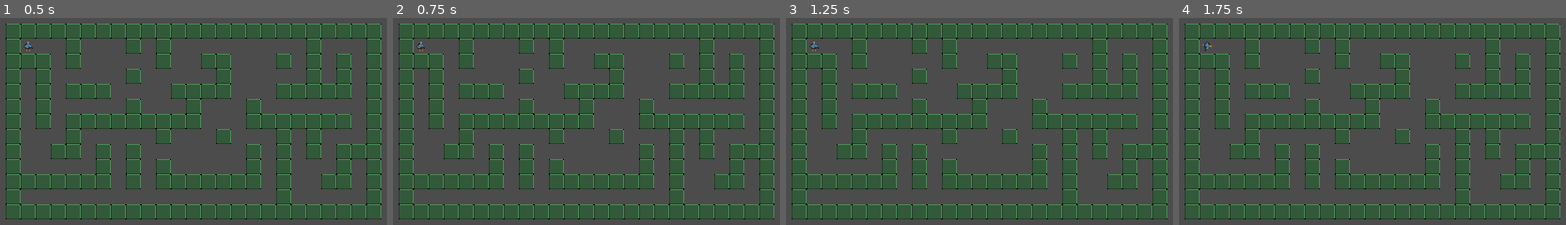
Above: before the commit, frames 1-4 (left to right).
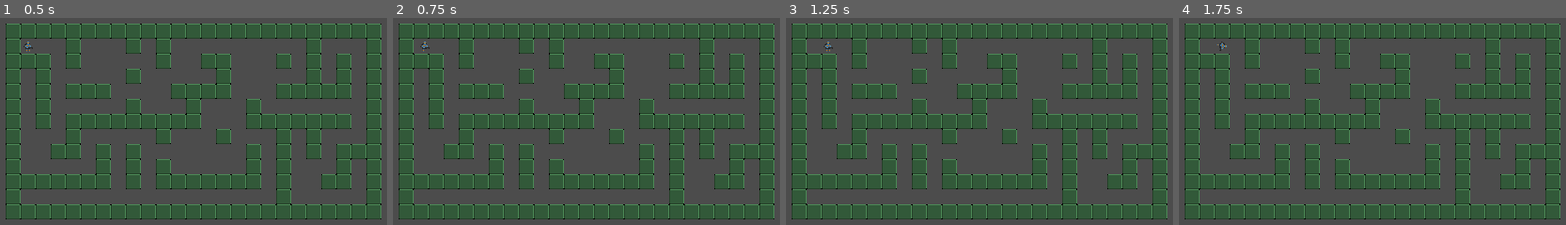
Above: after the commit, the same moments.

Repository: ffekete/WizardOfRogue
Game: Godot game, scene res://Scenes/Game/Main.tscn
The game is run twice, just before and just after one commit, with the same random seed, the same clock (stepped at 60 frames per second) and the same inputs.
Inputs:
- Up to frame 1 (0.5 s): no input
- Up to frame 2 (0.75 s): tap Enter at 0.5 s; hold Right (ui_right) from 0.53 s (still down); hold Space (ui_fire) from 0.53 s (still down)
- Up to frame 3 (1.25 s): keep holding Right (ui_right); keep holding Space (ui_fire)
- Up to frame 4 (1.75 s): release Right (ui_right) at 1.28 s; release Space (ui_fire) at 1.28 s; hold Down (ui_down) from 1.28 s (still down); tap Space (ui_fire) at 1.35 s

Frame 1 is identical in both runs. In frame 2, less than 0.1% of the frame differs, in the area x 6-10%, y 11-17%; in frame 3, 0.1%, in the area x 6-13%, y 11-17%; in frame 4, 0.1%.

Commit message:
refined explosion effect, reload timer

Diff:
--- a/Scenes/Game/Explode.tscn
+++ b/Scenes/Game/Explode.tscn
@@ -1,23 +1,35 @@
-[gd_scene load_steps=7 format=2]
+[gd_scene load_steps=10 format=2]
 
-[ext_resource path="res://Scenes/Game/Explode.gd" type="Script" id=1]
+[ext_resource path="res://Scripts/Game/Explode.gd" type="Script" id=1]
 [ext_resource path="res://sprites/Explode.png" type="Texture" id=2]
 
-[sub_resource type="AtlasTexture" id=1]
+[sub_resource type="AtlasTexture" id=8]
 atlas = ExtResource( 2 )
 region = Rect2( 0, 0, 16, 16 )
 
-[sub_resource type="AtlasTexture" id=2]
+[sub_resource type="AtlasTexture" id=9]
 atlas = ExtResource( 2 )
 region = Rect2( 16, 0, 16, 16 )
 
-[sub_resource type="AtlasTexture" id=3]
+[sub_resource type="AtlasTexture" id=10]
 atlas = ExtResource( 2 )
 region = Rect2( 32, 0, 16, 16 )
 
-[sub_resource type="SpriteFrames" id=4]
+[sub_resource type="AtlasTexture" id=11]
+atlas = ExtResource( 2 )
+region = Rect2( 48, 0, 16, 16 )
+
+[sub_resource type="AtlasTexture" id=12]
+atlas = ExtResource( 2 )
+region = Rect2( 64, 0, 16, 16 )
+
+[sub_resource type="AtlasTexture" id=13]
+atlas = ExtResource( 2 )
+region = Rect2( 80, 0, 16, 16 )
+
+[sub_resource type="SpriteFrames" id=7]
 animations = [ {
-"frames": [ SubResource( 1 ), SubResource( 2 ), SubResource( 3 ) ],
+"frames": [ SubResource( 8 ), SubResource( 9 ), SubResource( 10 ), SubResource( 11 ), SubResource( 12 ), SubResource( 13 ) ],
 "loop": true,
 "name": "default",
 "speed": 30.0
@@ -27,6 +39,6 @@
 script = ExtResource( 1 )
 
 [node name="AnimatedSprite" type="AnimatedSprite" parent="."]
-frames = SubResource( 4 )
+frames = SubResource( 7 )
 
 [connection signal="animation_finished" from="AnimatedSprite" to="." method="_on_AnimatedSprite_animation_finished"]
--- a/Scenes/Game/Player.tscn
+++ b/Scenes/Game/Player.tscn
@@ -1,10 +1,11 @@
-[gd_scene load_steps=19 format=2]
+[gd_scene load_steps=26 format=2]
 
 [ext_resource path="res://sprites/P1_walk.png" type="Texture" id=1]
 [ext_resource path="res://sprites/P1_idle.png" type="Texture" id=2]
 [ext_resource path="res://sprites/P1_attack.png" type="Texture" id=3]
 [ext_resource path="res://Scripts/Game/Player.gd" type="Script" id=4]
 [ext_resource path="res://Scenes/Game/Bullet.tscn" type="PackedScene" id=5]
+[ext_resource path="res://sprites/Reload.png" type="Texture" id=6]
 
 [sub_resource type="AtlasTexture" id=1]
 atlas = ExtResource( 2 )
@@ -72,6 +73,34 @@
 radius = 4.73813
 height = 0.0
 
+[sub_resource type="AtlasTexture" id=23]
+atlas = ExtResource( 6 )
+region = Rect2( 0, 0, 16, 4 )
+
+[sub_resource type="AtlasTexture" id=24]
+atlas = ExtResource( 6 )
+region = Rect2( 16, 0, 16, 4 )
+
+[sub_resource type="AtlasTexture" id=25]
+atlas = ExtResource( 6 )
+region = Rect2( 32, 0, 16, 4 )
+
+[sub_resource type="AtlasTexture" id=26]
+atlas = ExtResource( 6 )
+region = Rect2( 48, 0, 16, 4 )
+
+[sub_resource type="AtlasTexture" id=27]
+atlas = ExtResource( 6 )
+region = Rect2( 64, 0, 16, 4 )
+
+[sub_resource type="SpriteFrames" id=22]
+animations = [ {
+"frames": [ SubResource( 23 ), SubResource( 24 ), SubResource( 25 ), SubResource( 26 ), SubResource( 27 ) ],
+"loop": true,
+"name": "default",
+"speed": 5.0
+} ]
+
 [node name="Player" type="Area2D"]
 position = Vector2( 42.3736, 40.996 )
 collision_mask = 4
@@ -100,7 +129,14 @@
 
 [node name="TurnTimer" type="Timer" parent="."]
 
+[node name="ReloadTimer" type="Timer" parent="."]
+
+[node name="ReloadAnimatedSprite" type="AnimatedSprite" parent="."]
+position = Vector2( 0, -8 )
+frames = SubResource( 22 )
+
 [connection signal="body_entered" from="." to="." method="_on_Player_body_entered"]
 [connection signal="animation_finished" from="AnimatedSprite" to="." method="_on_AnimatedSprite_animation_finished"]
 [connection signal="frame_changed" from="AnimatedSprite" to="." method="_on_AnimatedSprite_frame_changed"]
 [connection signal="timeout" from="AttackTimer" to="." method="_on_AttackTimer_timeout"]
+[connection signal="animation_finished" from="ReloadAnimatedSprite" to="." method="_on_ReloadAnimatedSprite_animation_finished"]
--- a/Scripts/Game/Player.gd
+++ b/Scripts/Game/Player.gd
@@ -7,16 +7,23 @@
 
 export var speed = 0.75
 export var turn_speed = 0.15
+export var attack_speed = 0.3
+export var max_ammo = 5
+export var reload_speed = 1
+
 
 onready var tween = $Tween
 onready var ray = $RayCast2D
 onready var attack_timer = $AttackTimer
 onready var turn_timer = $TurnTimer
+onready var reload_timer = $ReloadTimer
+onready var reload_anim = $ReloadAnimatedSprite
 
 var tile_size = Global.grid_size
 var screen_size
 var next_dir
 var currentDir
+var ammo
 
 # Called when the node enters the scene tree for the first time.
 func _ready():
@@ -24,11 +31,15 @@
 	$AnimatedSprite.flip_h = false
 	$AnimatedSprite.play()
 	attack_timer.one_shot = true
+	reload_timer.one_shot = true
 	turn_timer.one_shot = true
 	currentDir = "right"
+	ammo = max_ammo
+	reload_anim.visible = false
 
 func _process(delta):
 
+	# set up nex direction if already moving to next tile
 	if(tween.is_active()):
 		if(Input.is_action_pressed("ui_up")):
 			next_dir = Vector2.UP
@@ -40,6 +51,7 @@
 			next_dir = Vector2.RIGHT
 		return
 
+	# if next direction is already set then position
 	if(next_dir != null):
 		match(next_dir):
 			Vector2.UP:
@@ -51,24 +63,40 @@
 			_:
 				_position_right()
 
+	# is player firing?
 	if(Input.is_action_pressed("ui_fire")):
-		if(attack_timer.is_stopped()):
-
-			$AnimatedSprite.animation = "attack"
-			attack_timer.start(1)
-			$AnimatedSprite.frames.set_animation_speed("attack", 12)
-
-			if(next_dir == Vector2.UP):
-				_position_up()
-
-			if(next_dir == Vector2.DOWN):
-				_position_down()
-
-			if(next_dir == Vector2.LEFT):
-				_position_left()
-
-			if(next_dir == Vector2.RIGHT):
-				_position_right()
+		if(attack_timer.is_stopped() && reload_timer.is_stopped()):
+
+			# there is ammo so shoot
+			if(ammo > 0):
+				$AnimatedSprite.animation = "attack"
+				attack_timer.start(attack_speed)
+				ammo -= 1
+				$AnimatedSprite.frames.set_animation_speed("attack", 12)
+
+				if(next_dir == Vector2.UP):
+					_position_up()
+
+				if(next_dir == Vector2.DOWN):
+					_position_down()
+
+				if(next_dir == Vector2.LEFT):
+					_position_left()
+
+				if(next_dir == Vector2.RIGHT):
+					_position_right()
+
+			# no ammo, reload if attack timer is up
+			elif(attack_timer.is_stopped()):
+				reload_timer.start(reload_speed)
+				ammo = max_ammo
+				reload_anim.frames.set_animation_speed("default", reload_speed * 5)
+				reload_anim.z_as_relative = false
+				reload_anim.z_index = 999
+
+				reload_anim.visible = true
+				reload_anim.play()
+				return
 		else:
 			if(Input.is_action_pressed("ui_up")):
 				next_dir = Vector2.UP
@@ -82,7 +110,7 @@
 			if(Input.is_action_pressed("ui_right")):
 				next_dir = Vector2.RIGHT
 
-	if(!attack_timer.is_stopped() && Input.is_action_pressed("ui_fire")):
+	if(!(attack_timer.is_stopped() || reload_timer.is_stopped()) && Input.is_action_pressed("ui_fire")):
 		return
 
 	if(Input.is_action_pressed("ui_up")):
@@ -215,3 +243,9 @@
 		bullet.set_direction(direction)
 		bullet.set_position(position)
 		bullet.start()
+
+
+
+func _on_ReloadAnimatedSprite_animation_finished():
+	reload_anim.visible = false
+	reload_anim.stop()
Renamed: Scenes/Game/Explode.gd -> Scripts/Game/Explode.gd
Binary file changed: sprites/Explode.png
Binary file added: sprites/Reload.png
Not shown, added: sprites/Reload.png.import
Not shown, changed: sprites/Explode.hxl
Not shown, added: sprites/Reload.hxl
